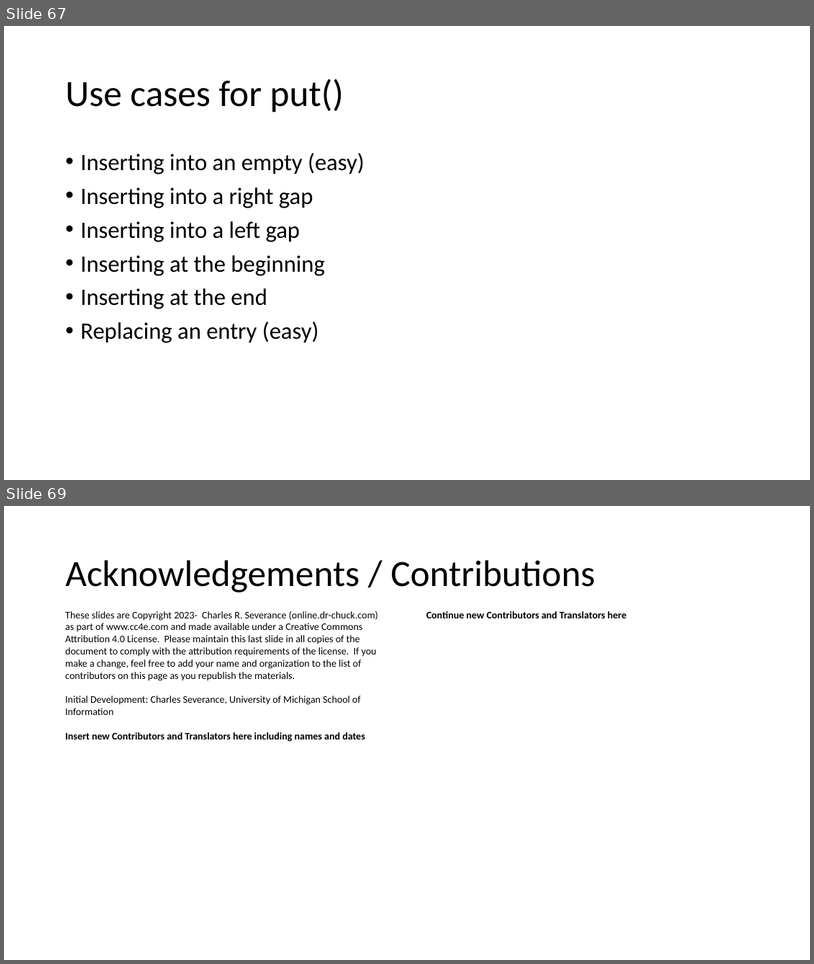
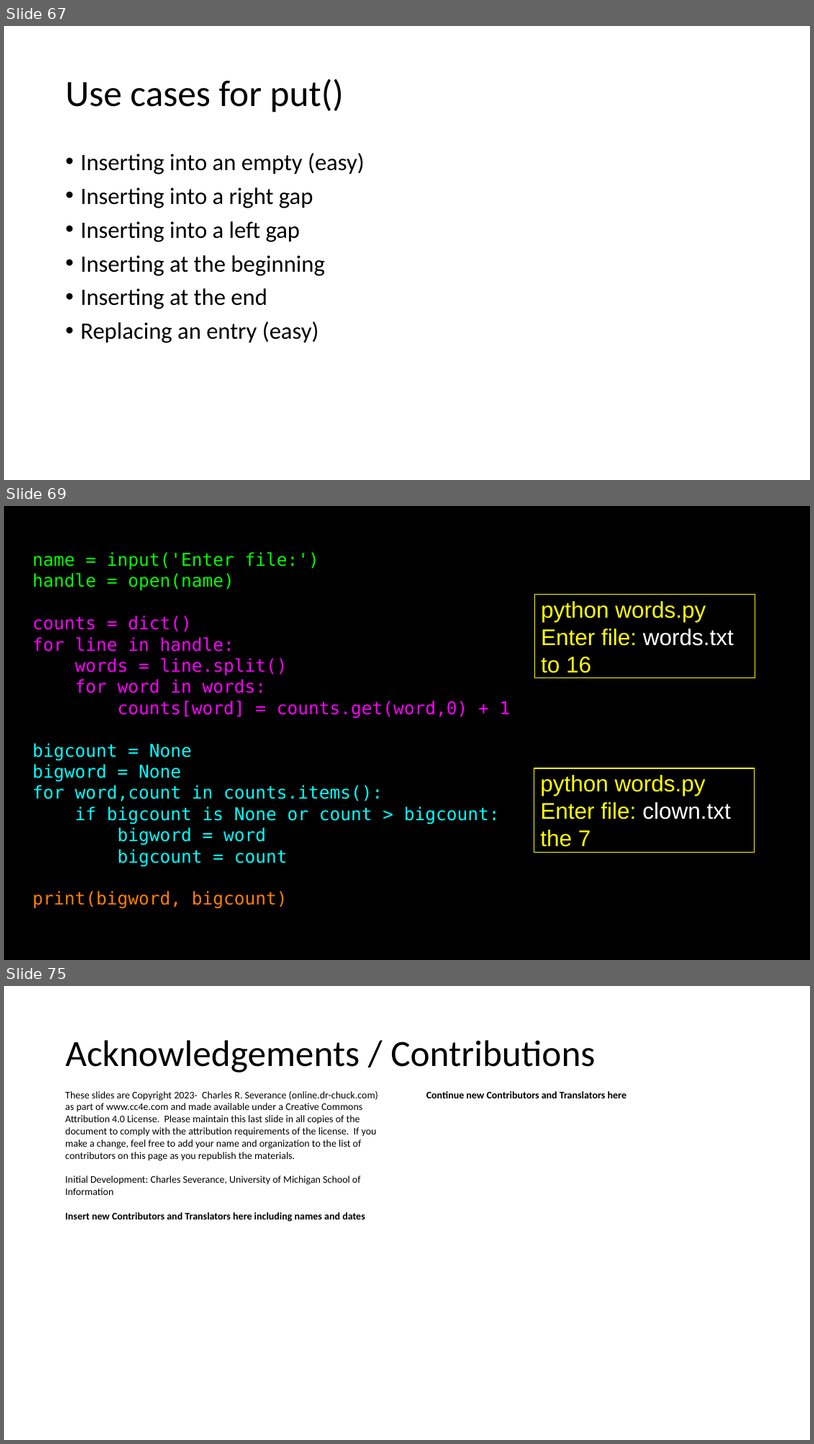
Before and after one commit to csev/cc4e, a slide deck: lectures/CC-05-Trees-Hash.pptx. Shown one above the other, each under a label of ours: slides 67 and 69 before the commit, slides 67, 69 and 75 after it; the slides between them are not shown. The pictures are 814x964 and 814x1444 pixels, drawn with LibreOffice and Linux fonts; fonts in the diff are those of the drawing. Boxes give left, top, right and bottom in pixels: in the first picture for what was removed or moved away, otherwise in the second. Text is boxed around its words. In the diff, an @@ line names an element or a change of style, - is before the commit and + after.

```diff
--- a/lectures/CC-05-Trees-Hash.pptx
+++ b/lectures/CC-05-Trees-Hash.pptx
@@ slide 69 added at box(4, 506, 810, 960), background #000000 @@
@@ text added at box(33, 552, 511, 908), 21 pt, text #00FFFF @@
+name = input('Enter file:')
+handle = open(name)
+counts = dict()
+for line in handle:
+words = line.split()
+for word in words:
+counts[word] = counts.get(word,0) + 1
+bigcount = None
+bigword = None
+for word,count in counts.items():
+if bigcount is None or count > bigcount:
+bigword = word
+bigcount = count
+print(bigword, bigcount)
@@ rectangle added at box(535, 595, 756, 678), outline #FFFF00 1 pt, 27 pt, text #FFFF00 @@
+python words.py
+Enter file: words.txt
+to 16
@@ rectangle added at box(535, 768, 756, 852), outline #FFFF00 1 pt, 27 pt, text #FFFF00 @@
+python words.py
+Enter file: clown.txt
+the 7
@@ what was slide 69 is now slide 75 @@
```
Also in this commit, not shown: 1 slide changed, 6 other slides added, 1 slide removed, 2 other files.
